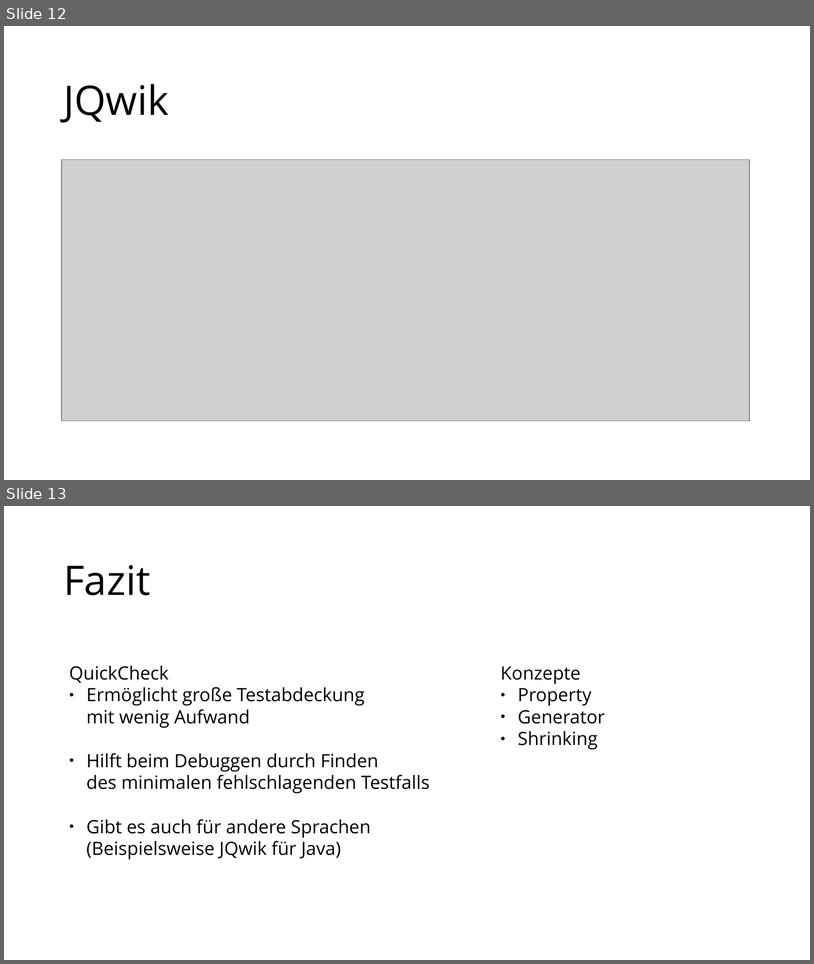
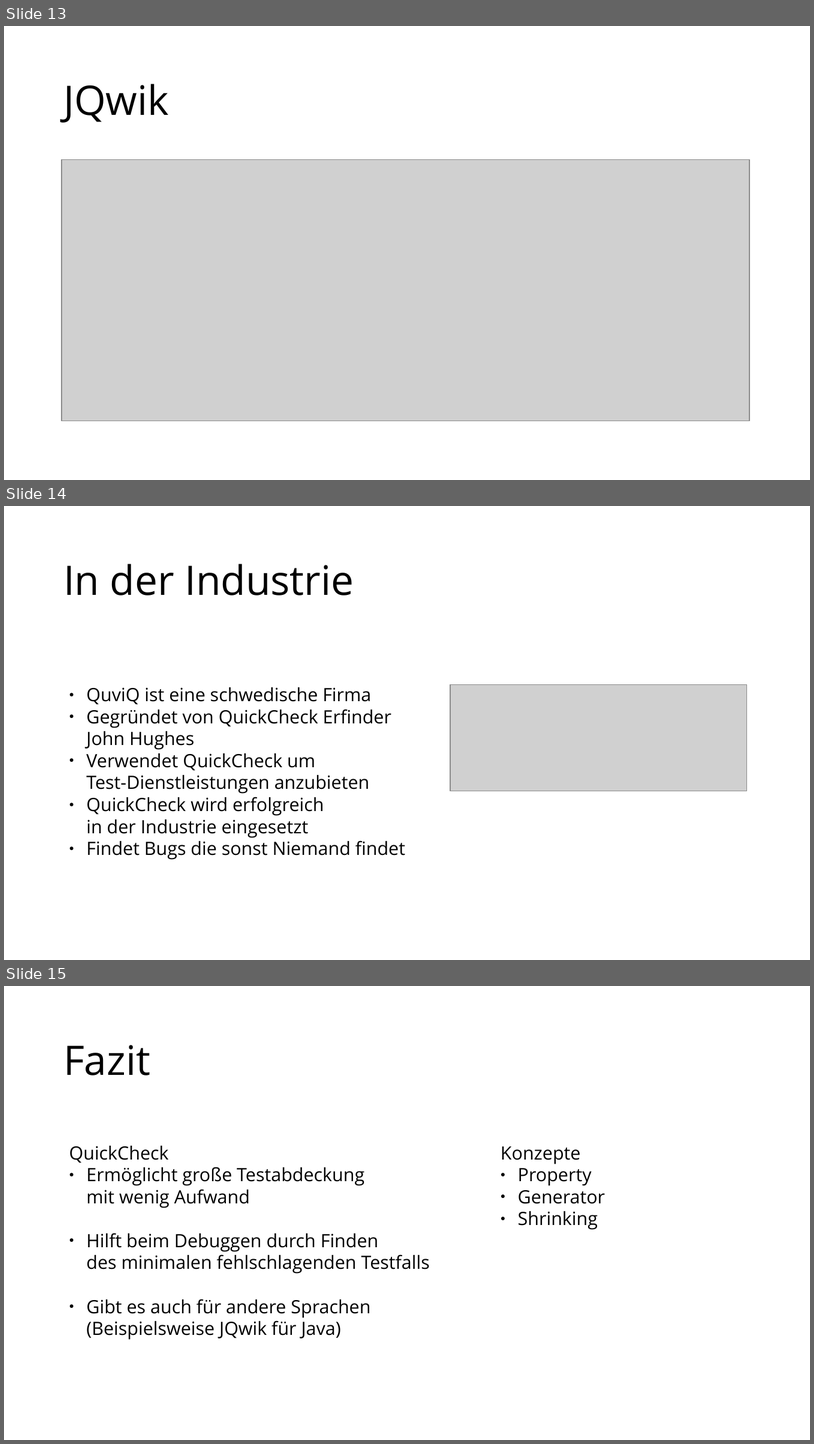
Before and after one commit to MoritzGoeckel/QuickCheck_Experiments, a slide deck: Praesentation.odp. Shown one above the other, each under a label of ours: slides 12 and 13 before the commit, slides 13, 14 and 15 after it. The pictures are 814x964 and 814x1444 pixels, drawn with LibreOffice and Linux fonts; fonts in the diff are those of the drawing; grey boxes stand for pictures. Boxes give left, top, right and bottom in pixels: in the first picture for what was removed or moved away, otherwise in the second. Text is boxed around its words. In the diff, an @@ line names an element or a change of style, - is before the commit and + after.

```diff
--- a/Praesentation.odp
+++ b/Praesentation.odp
@@ slide 14 added at <box>4,506,810,960</box>, background #FFFFFF @@
@@ text added at <box>63,564,354,595</box>, 40 pt, text #000000 @@
+In der Industrie
@@ picture added at <box>450,685,747,790</box> @@
@@ text added at <box>86,687,405,859</box>, 18 pt, text #000000 @@
+● QuviQ ist eine schwedische Firma
+● Gegründet von QuickCheck Erfinder
+  John Hughes
+● Verwendet QuickCheck um
+  Test-Dienstleistungen anzubieten
+● QuickCheck wird erfolgreich
+  in der Industrie eingesetzt
+● Findet Bugs die sonst Niemand findet
@@ what was slide 12 is now slide 13 @@
@@ what was slide 13 is now slide 15 @@
```
Also in this commit, not shown: 3 slides changed, 3 other slides added, 1 slide removed, 2 other files.
